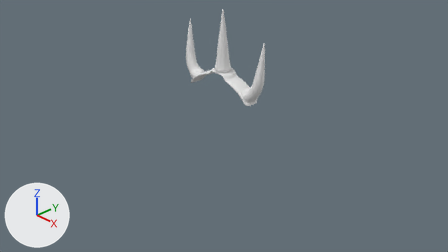
Two versions of the Blender file Model/DemonHat.blend, one commit apart.
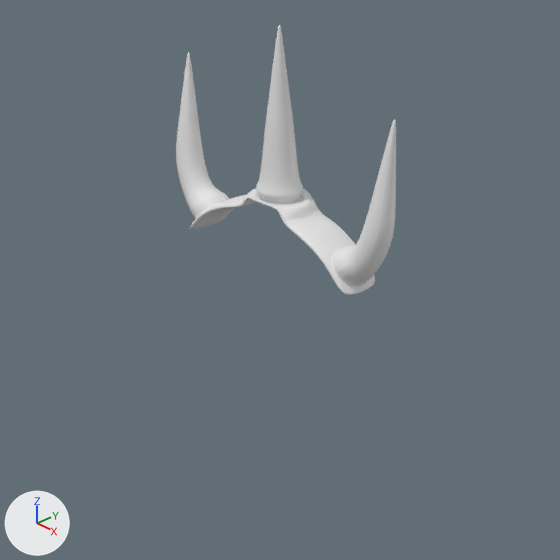
Old and new are each drawn from the file's camera 'Camera' and again close up on the part from 27% to 72% of the width and 0% to 80% of the height. Lighting does not change. The marker at lower left points along +X, +Y and +Z.

Before the edit, the objects in view are built like this:
```python
me_cube_003 = bpy.data.meshes.new('Cube.003')
me_cube_003.from_pydata(...)  # 378 vertices, 348 faces; spans x -9.91..-1.01, y -1.09..0.57, z 5.88..12.92
me_cube_003.polygons.foreach_set('use_smooth', [True] * 348)
ob_cube_004 = bpy.data.objects.new('Cube.004', me_cube_003)
ob_cube_004.location = (1.164, 0.071, -0.735)
ob_cube_004.scale = (0.219, 0.219, 0.219)
_m = ob_cube_004.modifiers.new('Subdivision', 'SUBSURF')
```
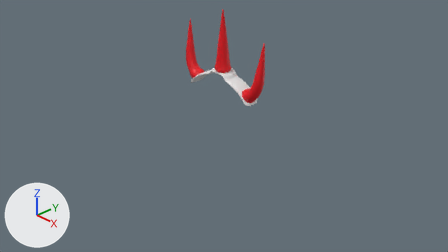
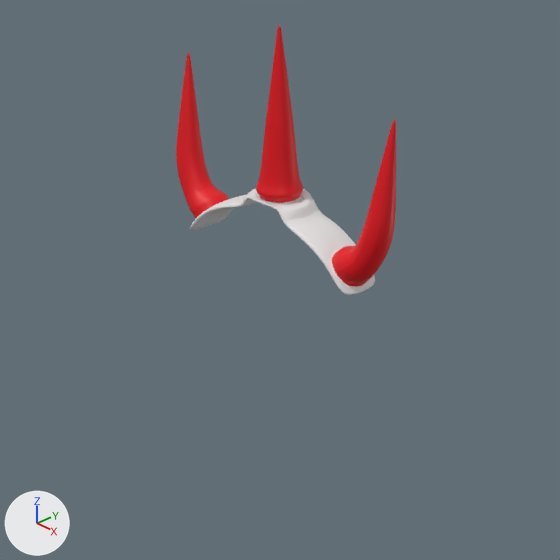
Where the change shows, as pixel boxes [x1, y1, x2, y2] in the close-ups (560 x 560 px):
part 1 of me_cube_003, recoloured (white to red): [256, 25, 303, 203] in both
part 2 of me_cube_003, recoloured (white to red): [176, 52, 229, 219] in both
part 3 of me_cube_003, recoloured (white to red): [332, 119, 396, 287] in both

The edits, one by one:
Material 'Material.001' (mat_material_001) is new.
Its base color is (0.8, 0.8, 0.8) (white #e7e7e7).
Material 'Material.002' (mat_material_002) is new.
Its base color is (0.8, 0.0, 0.00631) (red #e70013).
me_cube_003 has 378 vertices, 348 faces and spans x -9.91..-1.01, y -1.09..0.57, z 5.88..12.92.
me_cube_003 is used by ob_cube_004; location (1.164, 0.071, -0.735); scale (0.219, 0.219, 0.219).
me_cube_003 part 1: all 128 faces centred in x -6.12..-4.8, y -0.92..0.4, z 8.03..12.92 switch from no material to mat_material_002 (red #e70013).
me_cube_003 part 2: all 57 faces centred in x -9.83..-8.02, y -0.83..0.31, z 6.32..11.25 switch from no material to mat_material_002 (red #e70013).
me_cube_003 part 3: all 57 faces centred in x -2.9..-1.09, y -0.83..0.31, z 6.32..11.25 switch from no material to mat_material_002 (red #e70013).
me_cube_003 now uses material mat_material_001 (white #e7e7e7).
